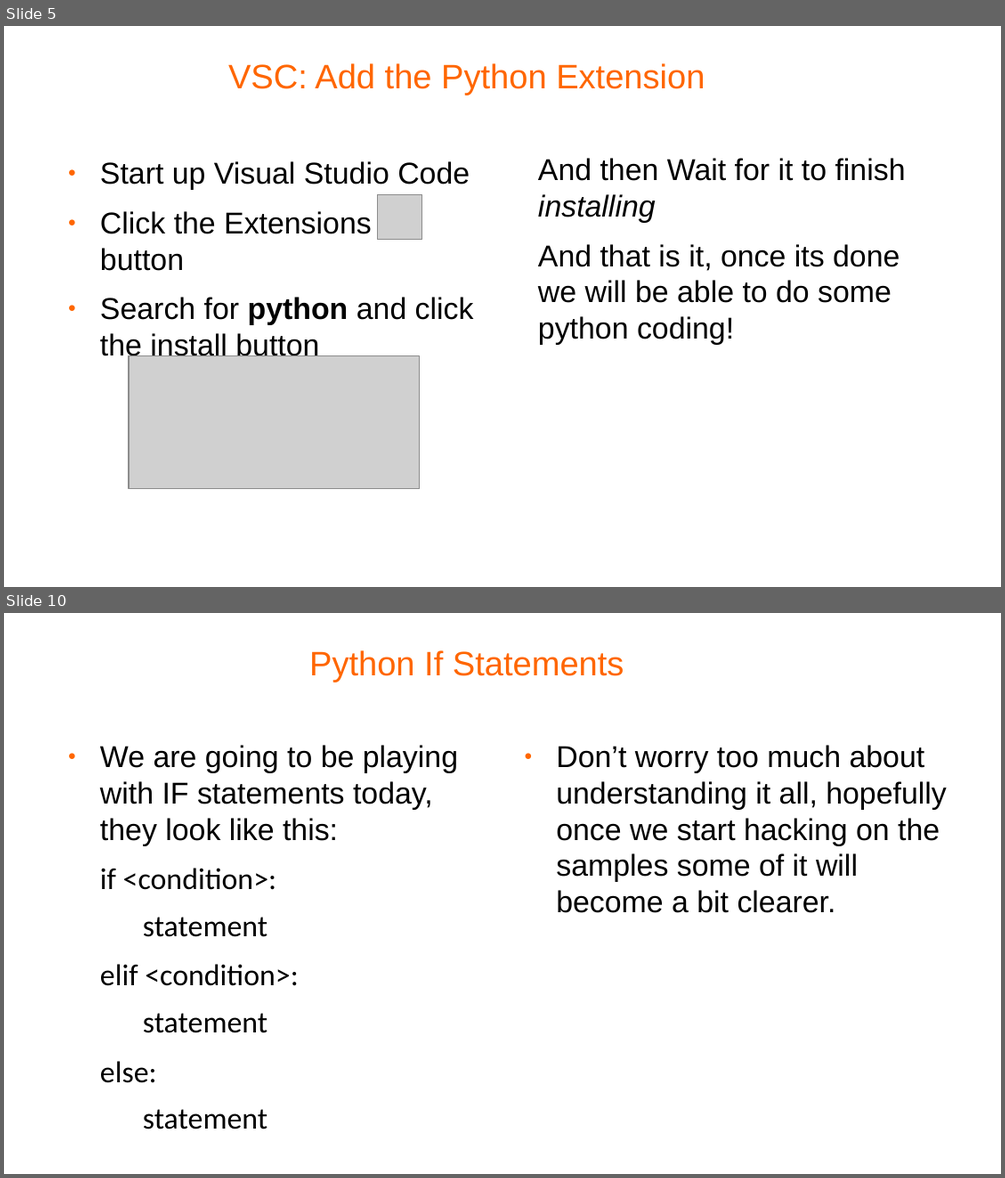
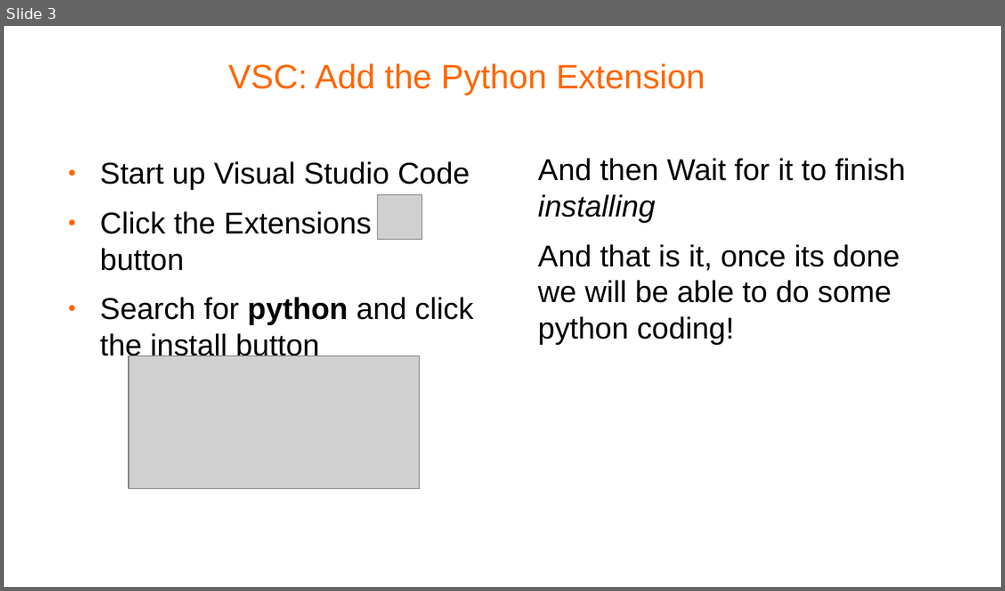
Before and after one commit to pellcorp/coding, a slide deck: docs/python-coding-vsc.odp. Shown one above the other, each under a label of ours: slides 5 and 10 before the commit, slide 3 after it; the slides between them are not shown. The pictures are 1005x1178 and 1005x591 pixels, drawn with LibreOffice and Linux fonts; fonts in the diff are those of the drawing; grey boxes stand for pictures; background and template pictures are left out. Boxes give left, top, right and bottom in pixels: in the first picture for what was removed or moved away, otherwise in the second. Text is boxed around its words. In the diff, an @@ line names an element or a change of style, - is before the commit and + after.

Commit message:
added python coding vsc

```diff
--- a/docs/python-coding-vsc.odp
+++ b/docs/python-coding-vsc.odp
@@ slide 10 removed at <box>4,613,1001,1174</box>, background #FFFFFF @@
@@ title removed at <box>309,650,624,682</box> @@
-Python If Statements
@@ text removed at <box>100,745,458,1129</box> @@
-● We are going to be playing with IF statements today, they look like this:
-if <condition>:
-  statement
-elif <condition>:
-  statement
-else:
-  statement
@@ text removed at <box>556,745,947,913</box> @@
-● Don’t worry too much about understanding it all, hopefully once we start hacking on the samples some of it will become a bit clearer.
@@ what was slide 5 is now slide 3 @@
```
Also in this commit, not shown: 1 slide changed, 10 other slides removed, 1 other file.
